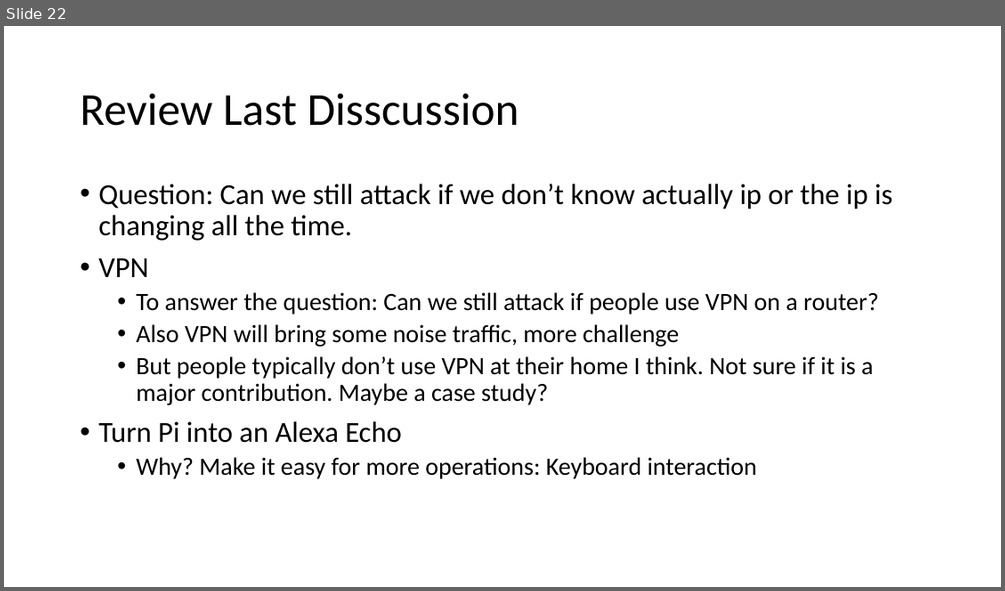
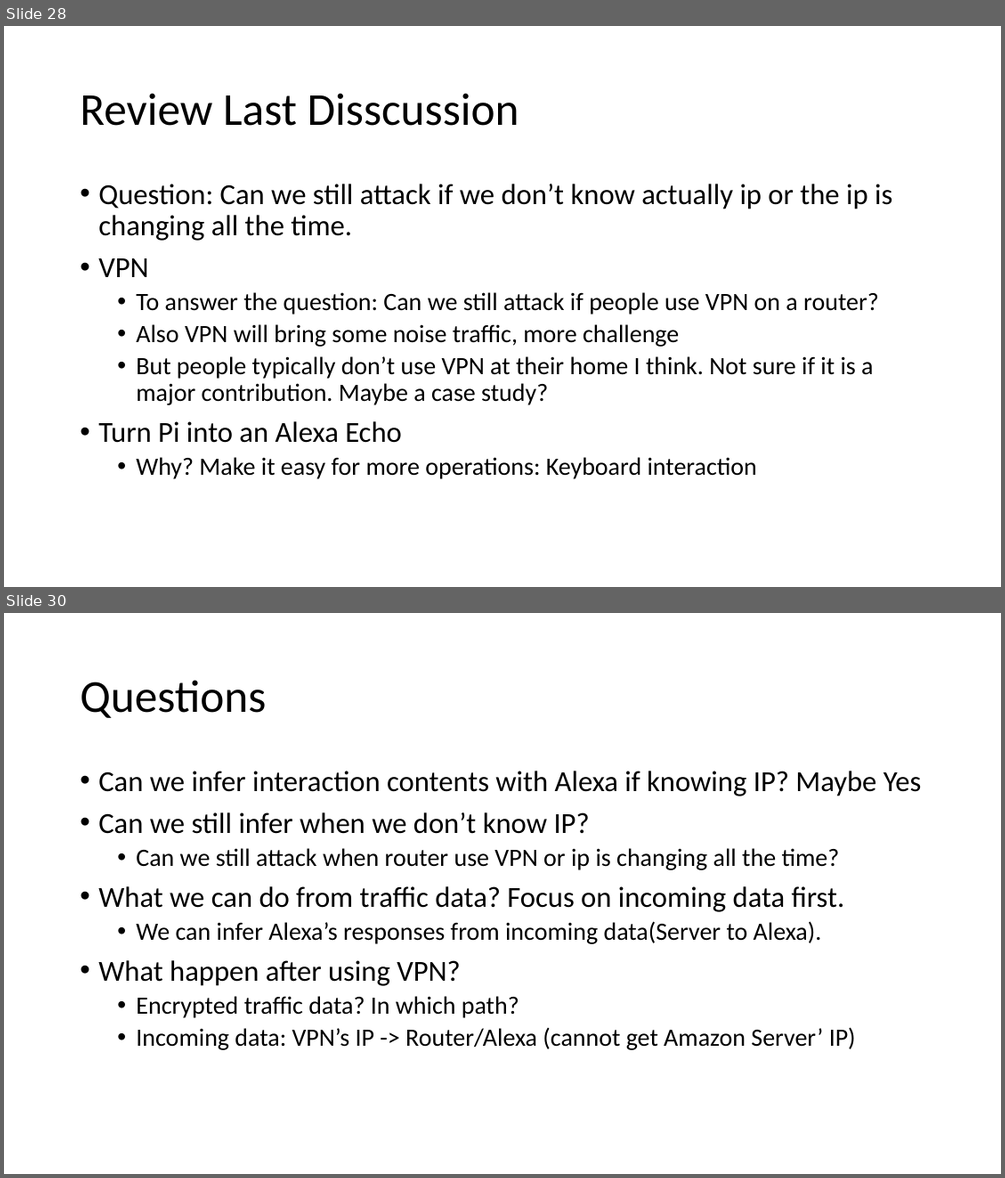
Before and after one commit to GXG-CS/Pi-Alexa, a slide deck: Presentation1.pptx. Shown one above the other, each under a label of ours: slide 22 before the commit, slides 28 and 30 after it; the slides between them are not shown. The pictures are 1005x591 and 1005x1178 pixels, drawn with LibreOffice and Linux fonts; fonts in the diff are those of the drawing. Boxes give left, top, right and bottom in pixels: in the first picture for what was removed or moved away, otherwise in the second. Text is boxed around its words. In the diff, an @@ line names an element or a change of style, - is before the commit and + after.

```diff
--- a/Presentation1.pptx
+++ b/Presentation1.pptx
@@ slide 30 added at bbox=[4, 613, 1001, 1174], background #FFFFFF @@
@@ title added at bbox=[80, 680, 266, 718], 44 pt, text #000000 @@
+Questions
@@ text added at bbox=[98, 771, 922, 1050], 24 pt, text #000000 @@
+• Can we infer interaction contents with Alexa if knowing IP? Maybe Yes
+• Can we still infer when we don’t know IP?
+  • Can we still attack when router use VPN or ip is changing all the time?
+• What we can do from traffic data? Focus on incoming data first.
+  • We can infer Alexa’s responses from incoming data(Server to Alexa).
+• What happen after using VPN?
+  • Encrypted traffic data? In which path?
+  • Incoming data: VPN’s IP -> Router/Alexa (cannot get Amazon Server’ IP)
@@ what was slide 22 is now slide 28 @@
```
Also in this commit, not shown: 1 slide changed, 3 other slides added, 1 slide removed, 2 other files.
